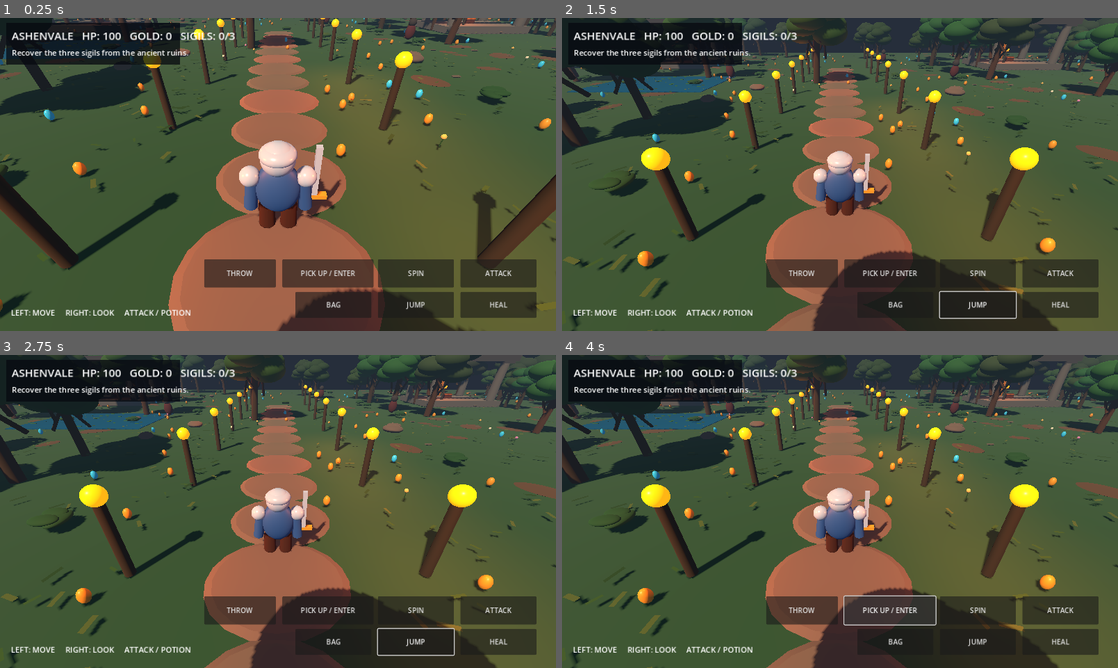
Above: before the commit, frames 1-4 (two rows, left to right).
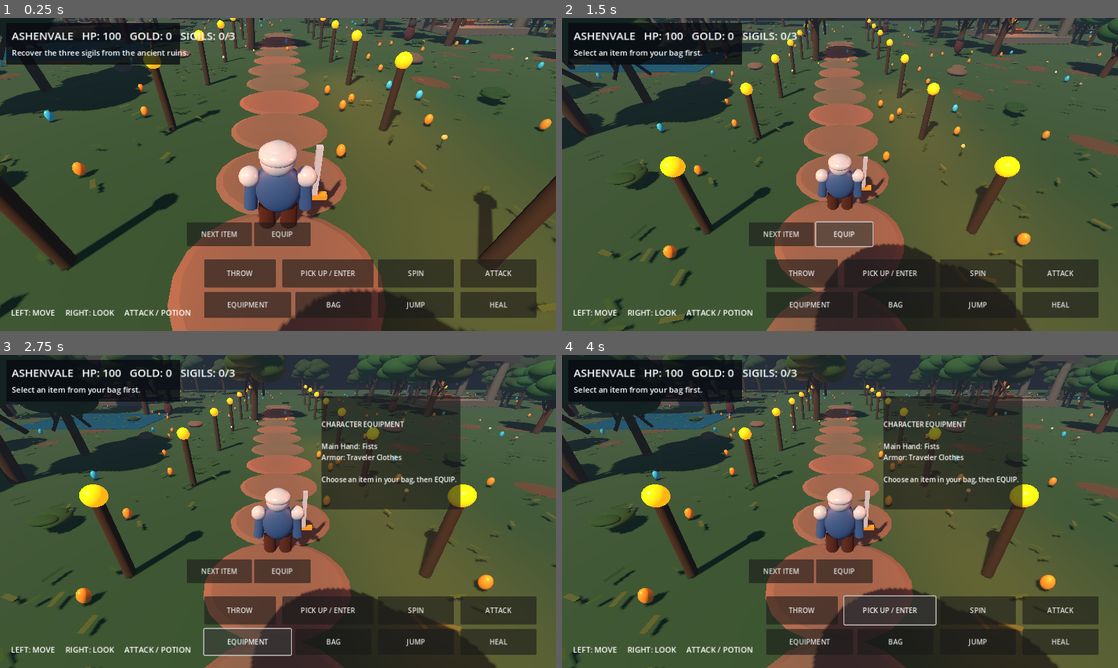
Above: after the commit, the same moments.

Repository: 82gtstang/MindControl
Game: Godot game, scene res://world.tscn
Same seed, same stepped clock (60 frames per second), same inputs: the game is played once before the commit and once after it.
Inputs (mouse positions are in pixels of both pictures, inside the frame that each line leads up to):
- Up to frame 1 (0.25 s): no input
- Up to frame 2 (1.5 s): click "JUMP" at 0.5 s; click (845, 233) at 1.25 s, where only the run after the commit has a clickable "EQUIP"
- Up to frame 3 (2.75 s): click (250, 642) at 2 s, where only the run after the commit has a clickable "EQUIPMENT"
- Up to frame 4 (4 s): click "PICK UP / ENTER" at 2.75 s; click "PICK UP / ENTER" at 3.5 s

The runs differ from the first frame. In frame 1, 6.9% of the frame differs, in the area x 0-100%, y 0-100%; in frame 2, 29%; in frame 3, 11%; in frame 4, 11%.

Commit message:
Fix jump floor handling and movement facing; add interactive weapon equipment screen

Diff:
--- a/godot/world.gd
+++ b/godot/world.gd
@@ -11,6 +11,12 @@
 var world_items: Array[Node3D] = []
 var inventory_panel: PanelContainer
 var inventory_text: Label
+var equipment_panel: PanelContainer
+var equipment_text: Label
+var equipped_weapon := "Fists"
+var equipped_armor := "Traveler Clothes"
+var selected_inventory_index := -1
+var item_icons: Dictionary = {}
 var inside_dungeon := false
 var dungeon_root: Node3D
 var dungeon_entry := Vector3(13, 0, 11)
@@ -366,7 +372,8 @@
 func _create_hero() -> void:
 	hero = CharacterBody3D.new()
 	hero.name = "Knight"
-	hero.position = Vector3(0, .2, 8)
+	hero.position = Vector3(0, .08, 8)
+	hero.floor_snap_length = .25
 	add_child(hero)
 	var capsule := CapsuleShape3D.new()
 	capsule.radius = .42
@@ -502,6 +509,32 @@
 	inventory_panel.add_child(inventory_text)
 	inventory_panel.visible = false
 	_update_bag()
+	var next_button := Button.new()
+	next_button.text = "NEXT ITEM"
+	next_button.position = Vector2(430, 470)
+	next_button.size = Vector2(150, 55)
+	next_button.pressed.connect(_next_inventory_item)
+	layer.add_child(next_button)
+	var equip_button := Button.new()
+	equip_button.text = "EQUIP"
+	equip_button.position = Vector2(585, 470)
+	equip_button.size = Vector2(130, 55)
+	equip_button.pressed.connect(_equip_selected)
+	layer.add_child(equip_button)
+	var equipment_button := Button.new()
+	equipment_button.text = "EQUIPMENT"
+	equipment_button.position = Vector2(470, 630)
+	equipment_button.size = Vector2(200, 60)
+	equipment_button.pressed.connect(_toggle_equipment)
+	layer.add_child(equipment_button)
+	equipment_panel = PanelContainer.new()
+	equipment_panel.position = Vector2(740, 95)
+	equipment_panel.custom_minimum_size = Vector2(320, 260)
+	layer.add_child(equipment_panel)
+	equipment_text = Label.new()
+	equipment_panel.add_child(equipment_text)
+	equipment_panel.visible = false
+	_update_equipment()
 
 func _unhandled_input(event: InputEvent) -> void:
 	if event is InputEventScreenTouch:
@@ -546,7 +579,7 @@
 	if direction.length() > .1:
 		hero.velocity.x = direction.x * WALK_SPEED
 		hero.velocity.z = direction.z * WALK_SPEED
-		pivot.rotation.y = lerp_angle(pivot.rotation.y, atan2(-direction.x, -direction.z), delta * 9)
+		pivot.rotation.y = lerp_angle(pivot.rotation.y, atan2(-direction.x, -direction.z) + PI, delta * 9)
 		_play_character_animation(hero_animation, ["run", "walk", "locomotion"])
 		walk_phase += delta * 11
 		pivot.position.y = absf(sin(walk_phase)) * .055
@@ -559,8 +592,8 @@
 		_jump()
 	if not hero.is_on_floor():
 		hero.velocity.y -= 24 * delta
-	else:
-		hero.velocity.y = 0
+	elif hero.velocity.y < 0.0:
+		hero.velocity.y = 0.0
 	hero.move_and_slide()
 	if inside_dungeon:
 		hero.position.x = clampf(hero.position.x, -11, 11)
@@ -627,8 +660,8 @@
 		message_timer = 3
 
 func _jump() -> void:
-	if hero.is_on_floor() and health > 0:
-		hero.velocity.y = 9.5
+	if (hero.is_on_floor() or hero.global_position.y <= .25) and health > 0:
+		hero.velocity.y = 11.0
 		_play_character_animation(hero_animation, ["jump"])
 
 func _spin_attack() -> void:
@@ -651,14 +684,52 @@
 	_update_bag()
 	inventory_panel.visible = not inventory_panel.visible
 
+func _toggle_equipment() -> void:
+	_update_equipment()
+	equipment_panel.visible = not equipment_panel.visible
+
+func _update_equipment() -> void:
+	if equipment_text != null:
+		equipment_text.text = "CHARACTER EQUIPMENT\n\nMain Hand: " + equipped_weapon + "\nArmor: " + equipped_armor + "\n\nChoose an item in your bag, then EQUIP."
+
+func _equip_selected() -> void:
+	if selected_inventory_index < 0 or selected_inventory_index >= inventory.size():
+		message = "Select an item from your bag first."
+		message_timer = 3.0
+		return
+	var item: String = inventory[selected_inventory_index]
+	if item.contains("Sword") or item.contains("Dagger"):
+		equipped_weapon = item
+	elif item.contains("Boots") or item.contains("Shield"):
+		equipped_armor = item
+	else:
+		message = "That item cannot be equipped."
+		message_timer = 3.0
+		return
+	message = "Equipped " + item
+	message_timer = 3.0
+	_update_equipment()
+	_update_bag()
+
+func _select_inventory_item(index: int) -> void:
+	selected_inventory_index = index
+	_update_bag()
+
 func _update_bag() -> void:
 	if inventory_text == null:
 		return
 	var lines := "TRAVELER'S BAG (%d / 200)\n\n" % inventory.size()
 	for i in range(mini(inventory.size(), 16)):
-		lines += "%d. %s\n" % [i + 1, inventory[i]]
-	lines += "\nTap THROW to drop the last item."
+		var marker := "> " if i == selected_inventory_index else "  "
+		lines += "%s%d. %s\n" % [marker, i + 1, inventory[i]]
+	lines += "\nUse NEXT to select, EQUIP to wear or wield."
 	inventory_text.text = lines
+
+func _next_inventory_item() -> void:
+	if inventory.is_empty():
+		return
+	selected_inventory_index = (selected_inventory_index + 1) % inventory.size()
+	_update_bag()
 
 func _interact() -> void:
 	if inside_dungeon and hero.position.distance_to(Vector3(0, .2, 72)) < 4.0:
@@ -679,6 +750,7 @@
 				message = "Bag is full."
 				return
 			inventory.append(str(item.get_meta("item_name", "Unknown relic")))
+			selected_inventory_index = inventory.size() - 1
 			world_items.erase(item)
 			item.queue_free()
 			_update_bag()
@@ -690,6 +762,7 @@
 
 func _throw_item() -> void:
 	var name: String = inventory.pop_back()
+	selected_inventory_index = mini(selected_inventory_index, inventory.size() - 1)
 	var forward := -pivot.global_transform.basis.z.normalized()
 	var drop := Node3D.new()
 	drop.position = hero.position + forward * 2.4 + Vector3(0, .35, 0)
